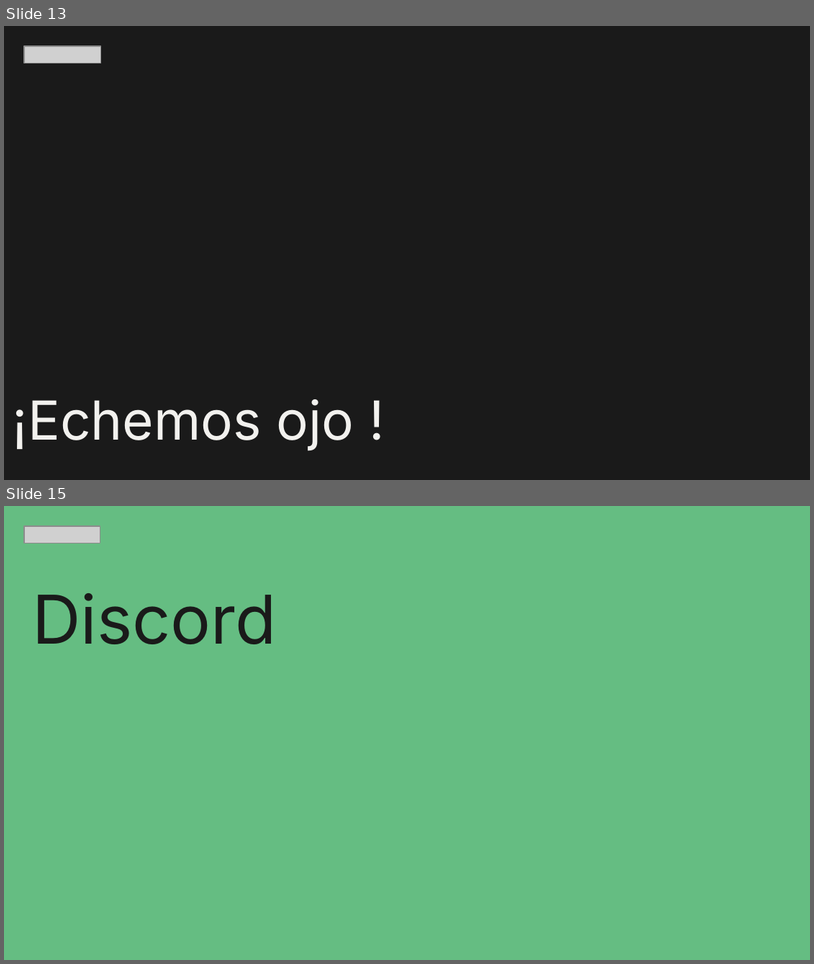
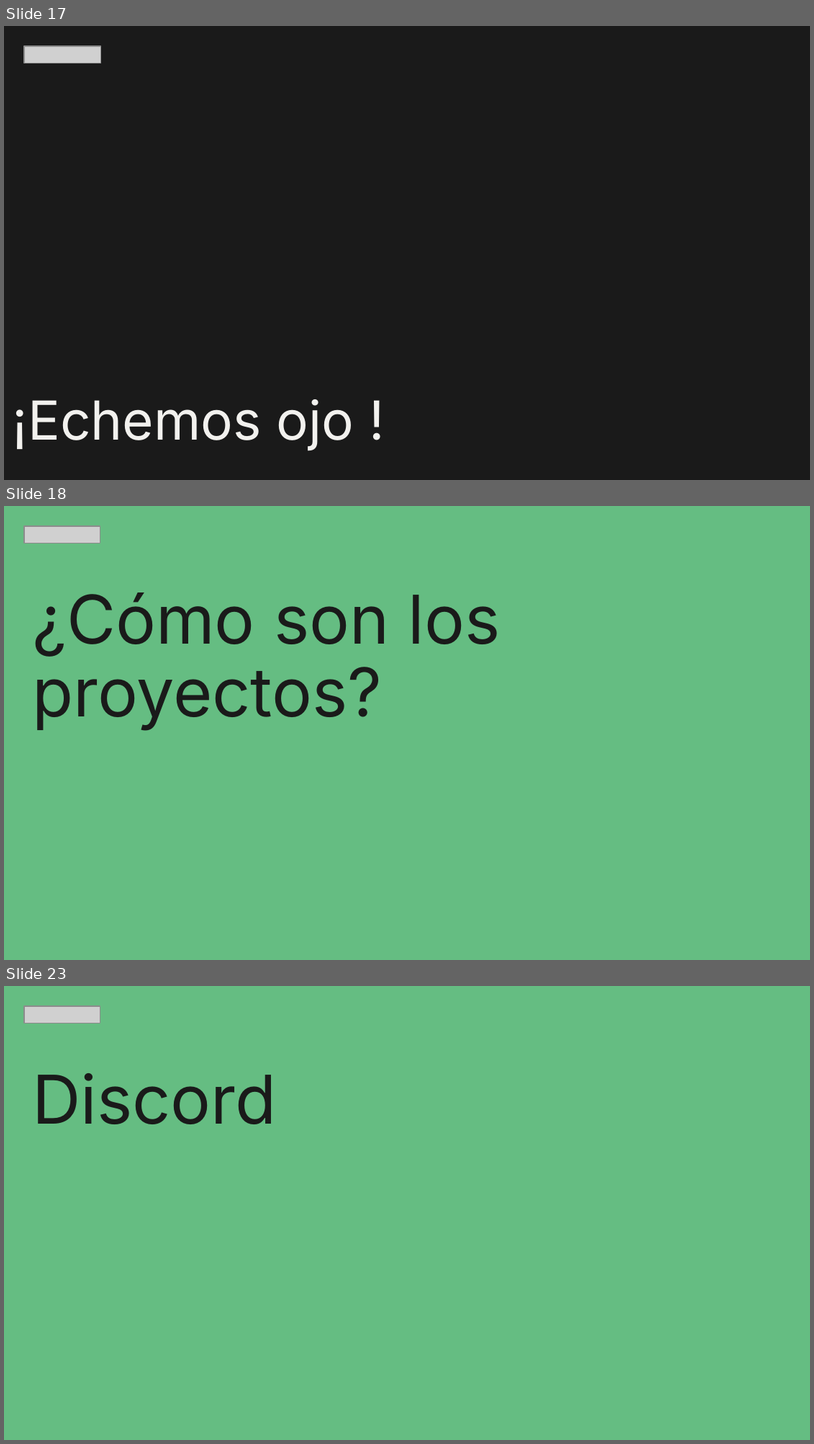
Before and after one commit to zyntonyson/bootcamp_ds_da, a slide deck: 00-da-v8-PostOnboarding/00-onboarding.pptx. Shown one above the other, each under a label of ours: slides 13 and 15 before the commit, slides 17, 18 and 23 after it; the slides between them are not shown. The pictures are 814x964 and 814x1444 pixels, drawn with LibreOffice and Linux fonts; fonts in the diff are those of the drawing; grey boxes stand for pictures. Boxes give left, top, right and bottom in pixels: in the first picture for what was removed or moved away, otherwise in the second. Text is boxed around its words. In the diff, an @@ line names an element or a change of style, - is before the commit and + after.

```diff
--- a/00-da-v8-PostOnboarding/00-onboarding.pptx
+++ b/00-da-v8-PostOnboarding/00-onboarding.pptx
@@ slide 18 added at bbox=[4, 506, 810, 960], background #65BD82 @@
@@ picture added at bbox=[24, 526, 100, 543] @@
@@ title added at bbox=[33, 592, 501, 731], 60 pt, text #1A1A1A @@
+¿Cómo son los proyectos?
@@ what was slide 13 is now slide 17 @@
@@ what was slide 15 is now slide 23 @@
```
Also in this commit, not shown: 10 slides changed, 8 other slides added, 1 slide removed, 4 other files.
